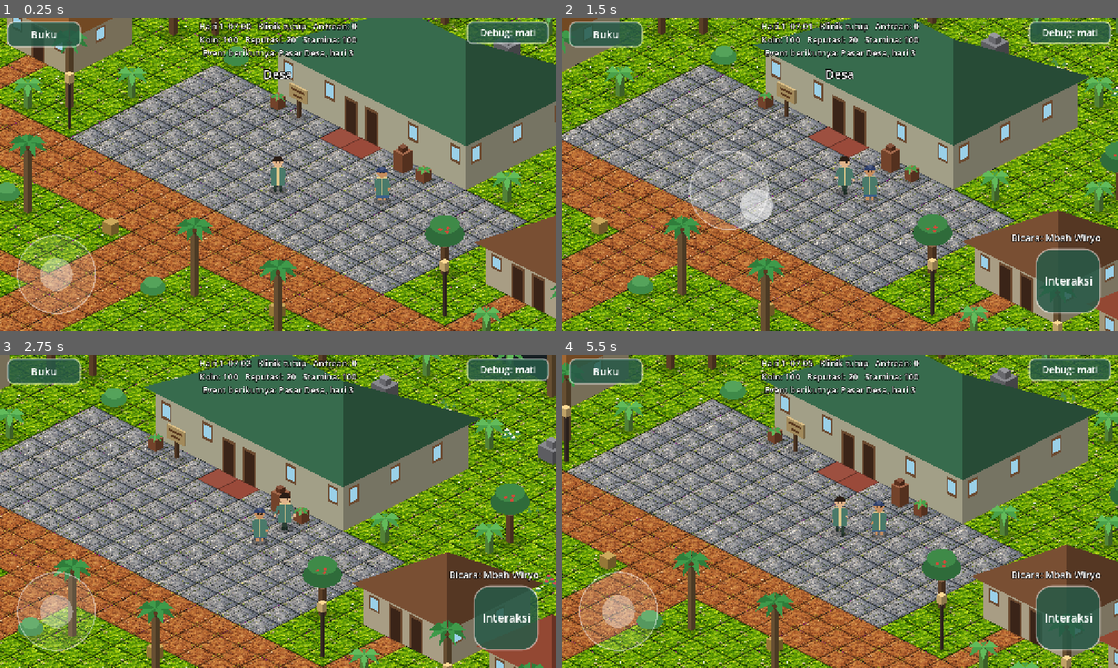
Above: before the commit, frames 1-4 (two rows, left to right).
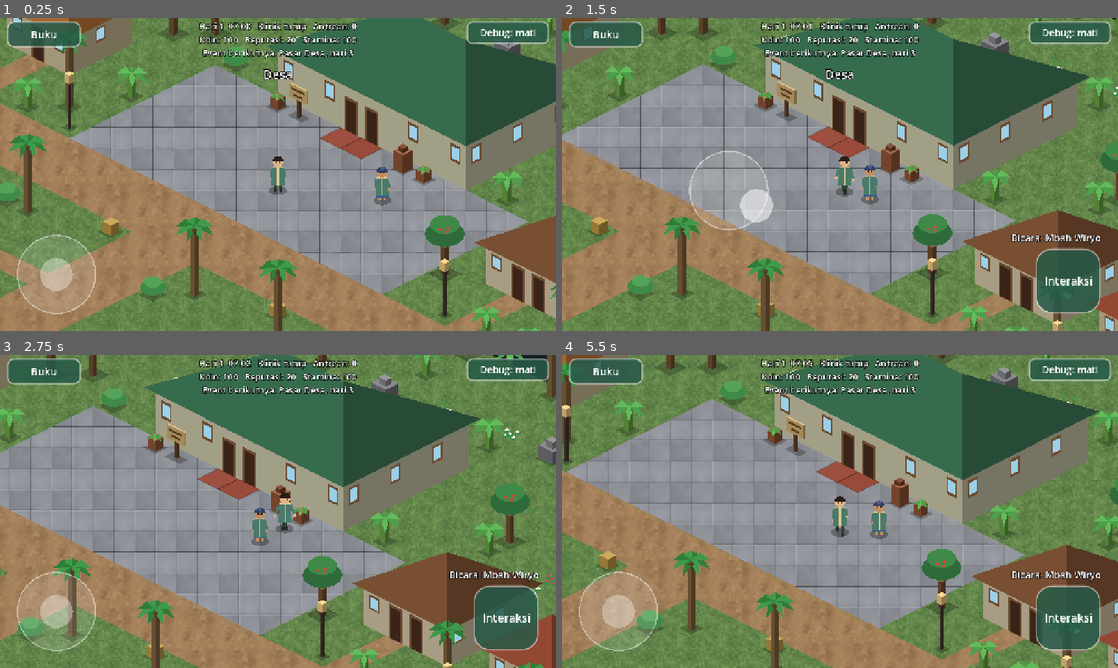
Above: after the commit, the same moments.

Repository: hadydaw/tabib-tradisional
Game: Godot game, scene res://scenes/world/game_world.tscn
Same seed, same stepped clock (60 frames per second), same inputs: the game is played once before the commit and once after it.
Inputs (mouse positions are in pixels of both pictures, inside the frame that each line leads up to):
- Up to frame 1 (0.25 s): no input
- Up to frame 2 (1.5 s): tap Enter (ui_accept) at 0.5, 0.77 s; move the mouse to (962, 158) at 0.52 s; hold Right (ui_right) 0.53-1.25 s; click (962, 158) at 0.67 s; drag from (728, 190) to (812, 237) at 1.27 s
- Up to frame 3 (2.75 s): move the mouse to (333, 442) at 2.02 s; hold Right (ui_right) from 2.03 s (still down)
- Up to frame 4 (5.5 s): release Right (ui_right) at 2.75 s; drag from (812, 574) to (673, 464) at 2.77 s; move the mouse to (1006, 558) at 3.52 s; hold Left (ui_left) 3.53-4.25 s; tap Enter (ui_accept) at 3.77 s; drag from (673, 464) to (756, 433) at 4.27 s; move the mouse to (867, 511) at 5.02 s; hold Down (ui_down) from 5.03 s (still down); click (867, 511) at 5.17 s

The runs differ from the first frame. In frame 1, 57% of the frame differs, in the area x 0-100%, y 0-100%; in frame 2, 54%; in frame 3, 52%; in frame 4, 54%.

Commit message:
Fase 10: tekstur lantai CGI stylized, UV dunia berulang, tanpa garis kisi pada lantai bertekstur
Co-Authored-By: Claude Haiku 5.5 <noreply@anthropic.com>
Claude-Session: https://claude.ai/code/session_011EntzYKGwFU1FX7pvc1uqi

Diff:
--- a/game/features/world/iso_ground_map_view.gd
+++ b/game/features/world/iso_ground_map_view.gd
@@ -18,6 +18,8 @@
 
 
 func _ready() -> void:
+	# Tekstur lantai harus berulang (UV melampaui 0-1 pada koordinat dunia).
+	texture_repeat = CanvasItem.TEXTURE_REPEAT_ENABLED
 	for kind in range(TileKinds.COUNT):
 		if TileKinds.TEXTURES.has(kind):
 			var tm: ArrayMesh = IsoMapMeshes.textured_fill_mesh(map, tile, kind)
@@ -28,7 +30,11 @@
 		var m: ArrayMesh = IsoMapMeshes.fill_mesh(map, tile, kind)
 		if m != null:
 			_meshes.append(m)
-	_lines = IsoMapMeshes.line_mesh(map, tile)
+	var textured_kinds: Array[int] = []
+	for kind in range(TileKinds.COUNT):
+		if TileKinds.TEXTURES.has(kind):
+			textured_kinds.append(kind)
+	_lines = IsoMapMeshes.line_mesh(map, tile, textured_kinds)
 	queue_redraw()
 
 
--- a/game/features/world/iso_map_meshes.gd
+++ b/game/features/world/iso_map_meshes.gd
@@ -21,11 +21,14 @@
 	return IsoMeshes._build(verts, cols, Mesh.PRIMITIVE_TRIANGLES)
 
 
-static func line_mesh(map: GroundMap, tile: Vector2) -> ArrayMesh:
+static func line_mesh(map: GroundMap, tile: Vector2, skip_kinds: Array[int] = []) -> ArrayMesh:
 	var verts := PackedVector2Array()
 	var cols := PackedColorArray()
 	for y in range(map.height):
 		for x in range(map.width):
+			# Lantai bertekstur tidak diberi garis kisi (agar tidak tampak sebagai sambungan).
+			if skip_kinds.has(map.kind_at(Vector2i(x, y))):
+				continue
 			var p: PackedVector2Array = IsoMeshes.tile_corners(x, y, tile)
 			for k in range(4):
 				verts.append(p[k])
@@ -44,7 +47,11 @@
 		float(map.width + map.height) * tile.y * 0.5 + top_margin)
 
 
-## Mesh bertekstur untuk satu jenis tile: setiap sel mendapat UV dari kotak layarnya (diamond mengisi kotak).
+## Mesh bertekstur untuk satu jenis tile: UV diambil dari koordinat layar sel (tekstur diulang mulus).
+## Satu periode tekstur (piksel layar) = satu ulangan tekstur 128x128.
+const TEXTURE_WORLD_PERIOD: Vector2 = Vector2(64, 64)
+
+
 static func textured_fill_mesh(map: GroundMap, tile: Vector2, kind: int) -> ArrayMesh:
 	var verts := PackedVector2Array()
 	var uvs := PackedVector2Array()
@@ -54,15 +61,11 @@
 			if map.kind_at(Vector2i(x, y)) != kind:
 				continue
 			var q: PackedVector2Array = IsoMeshes.tile_corners(x, y, tile)
-			var mn: Vector2 = q[0]
-			var mx: Vector2 = q[0]
-			for p in q:
-				mn = mn.min(p)
-				mx = mx.max(p)
-			var size: Vector2 = mx - mn
 			for idx: int in [0, 1, 2, 0, 2, 3]:
 				verts.append(q[idx])
-				uvs.append((q[idx] - mn) / size)
+				# UV mengikuti koordinat layar dunia (bukan 0-1 per sel), sehingga tekstur
+				# menyambung mulus antar-sel dan tidak tampak sebagai potongan gambar.
+				uvs.append(q[idx] / TEXTURE_WORLD_PERIOD)
 				cols.append(Color(1, 1, 1, 1))
 	if verts.is_empty():
 		return null
Binary file changed: game/assets/tiles/tile_air.png
Binary file changed: game/assets/tiles/tile_batu.png
Binary file changed: game/assets/tiles/tile_rumput.png
Binary file changed: game/assets/tiles/tile_tanah.png
